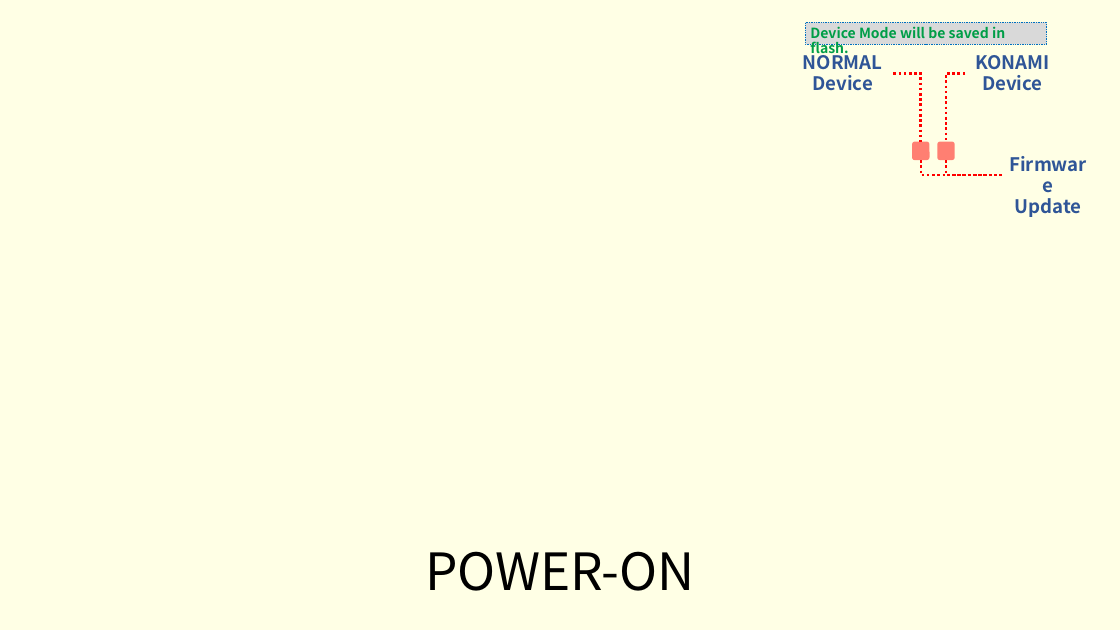
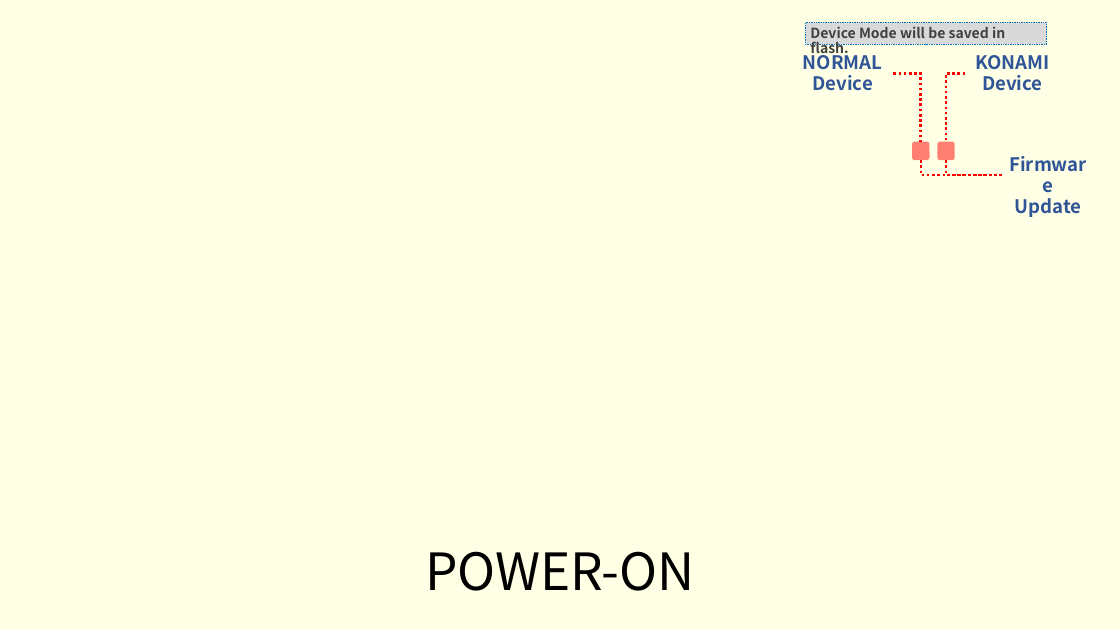
Before and after one commit to whowechina/iidx_pico, a slide deck: slide 2 of doc/Firmware_manual.pptx. Drawn at 1120x630 pixels with LibreOffice and Linux fonts; fonts in the diff are those of the drawing; background and template pictures are left out. Boxes give left, top, right and bottom in pixels: in the first picture for what was removed or moved away, otherwise in the second. Text is boxed around its words. In the diff, an @@ line names an element or a change of style, - is before the commit and + after.

```diff
--- a/doc/Firmware_manual.pptx
+++ b/doc/Firmware_manual.pptx
@@ rectangle "Device Mode will be saved ..." at [806, 23, 1047, 45]: text colour #009E47 to #404040 @@
```
Also in this commit, not shown: 3 other slides changed, 1 other file.
